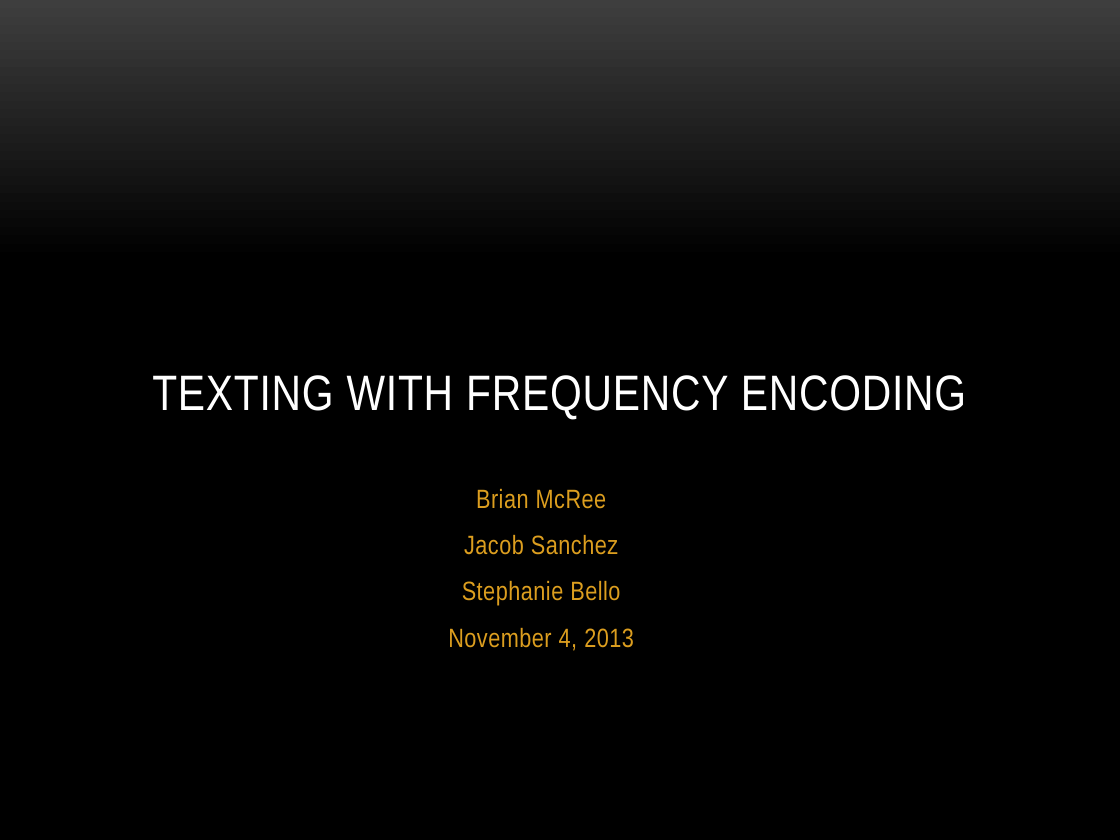
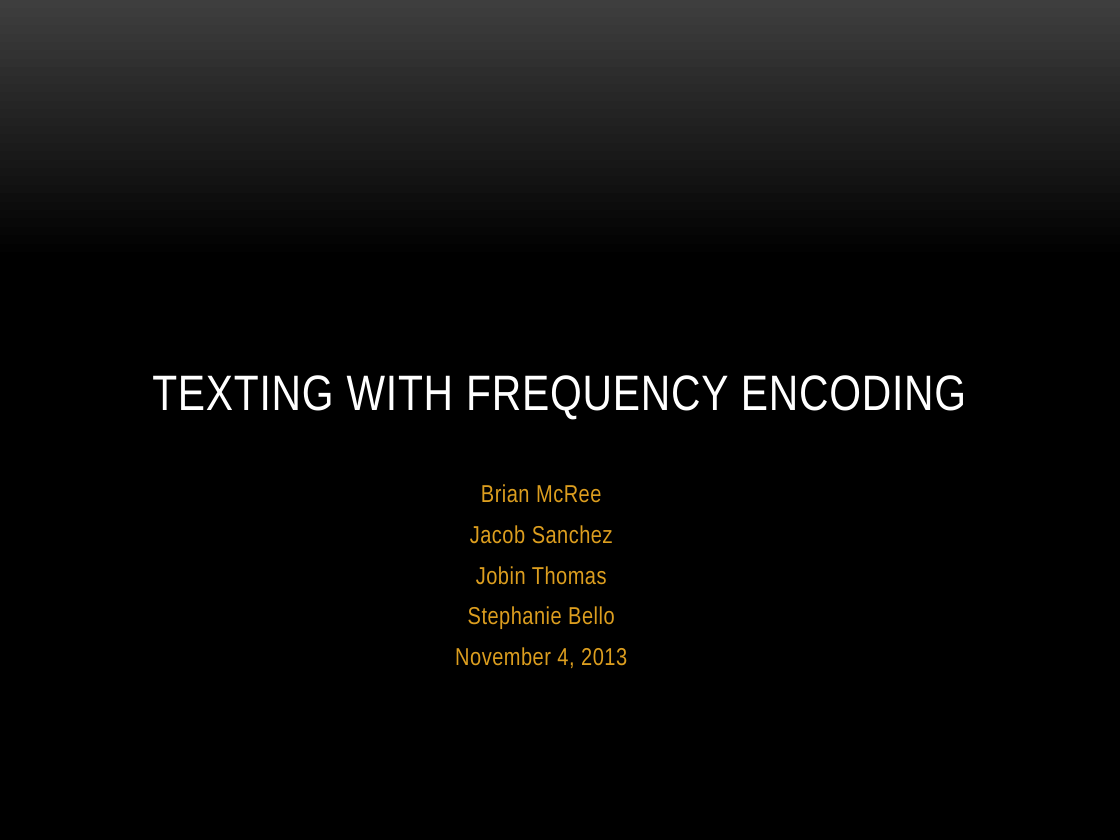
Before and after one commit to LegallyKF5RCL/MatlabProject3, a slide deck: slide 1 of Project3/Texting with Frequency Encoding.pptx. Drawn at 1120x840 pixels with LibreOffice and Linux fonts; fonts in the diff are those of the drawing; background and template pictures are left out. Boxes give left, top, right and bottom in pixels: in the first picture for what was removed or moved away, otherwise in the second. Text is boxed around its words. In the diff, an @@ line names an element or a change of style, - is before the commit and + after.

```diff
--- a/Project3/Texting with Frequency Encoding.pptx
+++ b/Project3/Texting with Frequency Encoding.pptx
@@ subtitle at (x1=455, y1=484, x2=627, y2=668): size 17 to 15.7 pt in "Brian McRee", "Jacob Sanchez", "Stephanie Bello", "November 4, 2013"; line spacing 1 to 0.9 @@
@@ subtitle at (x1=476, y1=566, x2=607, y2=585): paragraph added @@
+Jobin Thomas
```
Also in this commit, not shown: 1 slide added, 1 slide removed, 1 other file.
